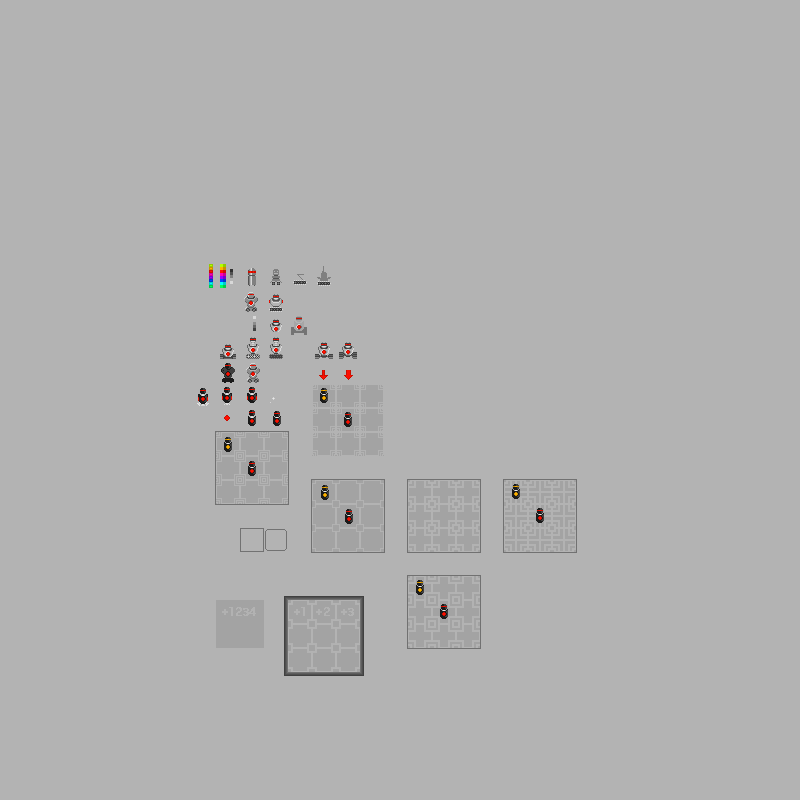
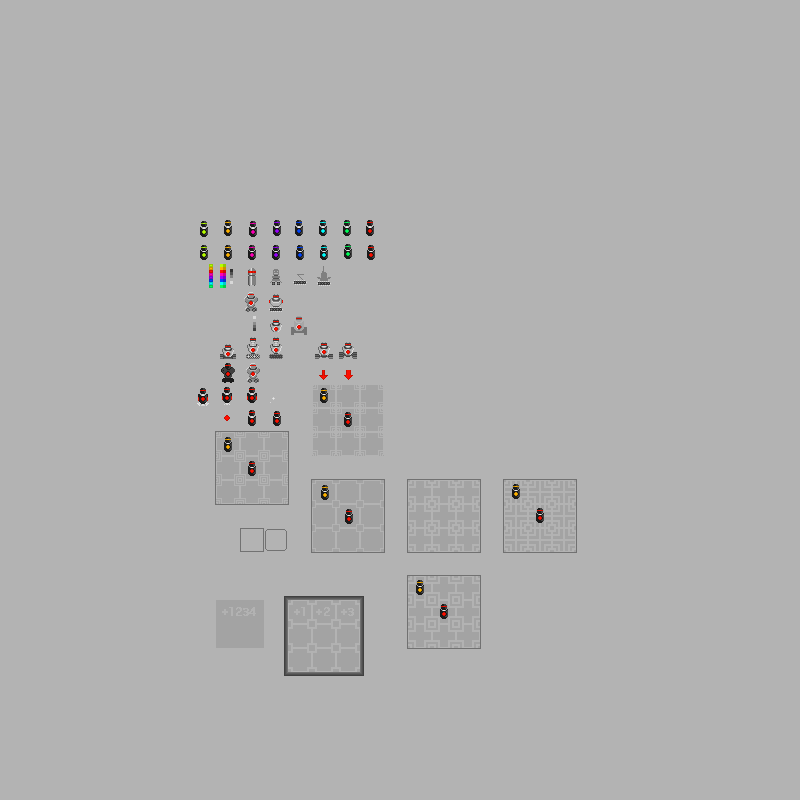
Layers edited between the first and the second w=800, h=800 image:
painted on "Ebene #1" over [200, 220, 375, 260]
